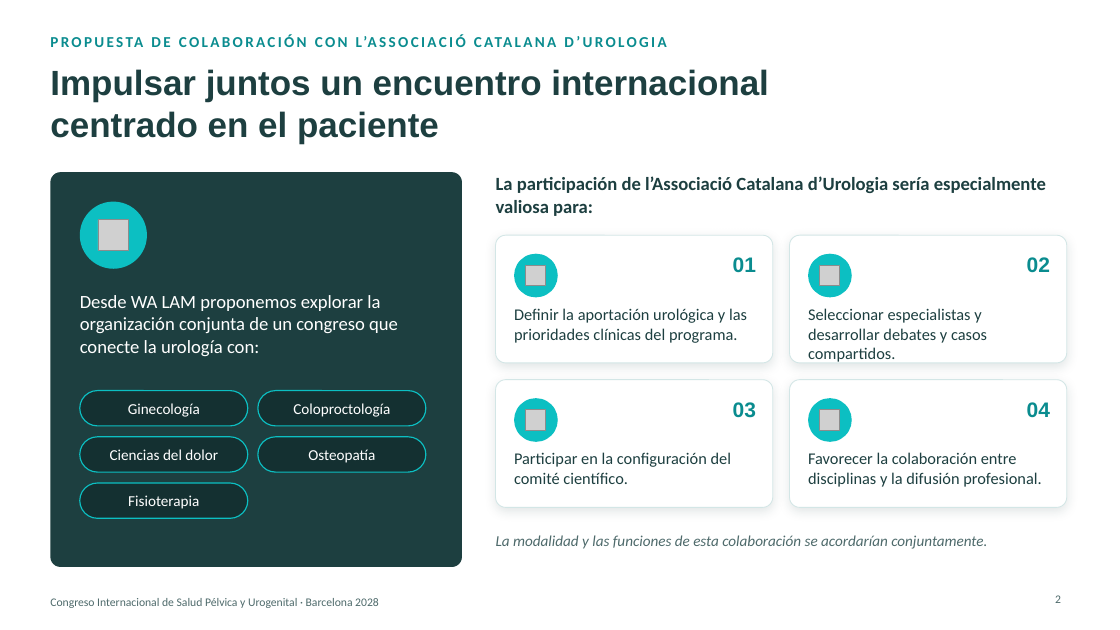
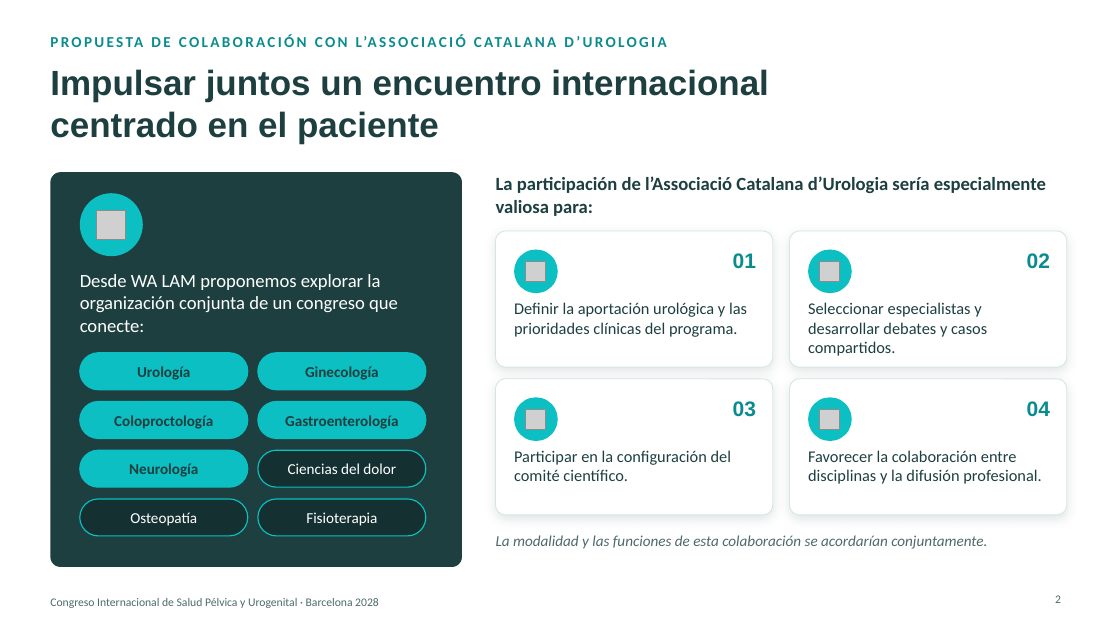
Before and after one commit to walam-bcn/formacion-olivier-bazin, a slide deck: slide 2 of Congreso_Salud_Pelvica_Barcelona_2028.pptx. Drawn at 1120x630 pixels with LibreOffice and Linux fonts; fonts in the diff are those of the drawing; grey boxes stand for pictures; background and template pictures are left out. Boxes give left, top, right and bottom in pixels: in the first picture for what was removed or moved away, otherwise in the second. Text is boxed around its words. In the diff, an @@ line names an element or a change of style, - is before the commit and + after.

```diff
--- a/Congreso_Salud_Pelvica_Barcelona_2028.pptx
+++ b/Congreso_Salud_Pelvica_Barcelona_2028.pptx
@@ ellipse: place and size @@
-ellipse at <box>80,202,147,269</box>
+ellipse at <box>80,193,143,256</box>
@@ picture: place and size @@
-picture at <box>98,220,129,251</box>
+picture at <box>97,210,125,239</box>
@@ rounded rectangle: place and size @@
-rounded rectangle at <box>496,235,773,363</box>
+rounded rectangle at <box>496,231,773,367</box>
@@ rounded rectangle: place and size @@
-rounded rectangle at <box>790,235,1067,363</box>
+rounded rectangle at <box>790,231,1067,367</box>
@@ 2 pictures, 2 texts, 2 ellipses: place and size @@
-2 pictures, 2 texts, 2 ellipses at <box>514,254,1050,297</box>
+2 pictures, 2 texts, 2 ellipses at <box>514,250,1050,293</box>
@@ text at <box>80,274,398,332</box>: text changed @@
-Desde WA LAM proponemos explorar la organización conjunta de un congreso que conecte la urología con:
+Desde WA LAM proponemos explorar la organización conjunta de un congreso que conecte:
@@ text "Definir la aportación urológica y ...": place and size @@
-text "Definir la aportación urológica y ..." at <box>514,308,747,343</box>
+text "Definir la aportación urológica y ..." at <box>514,302,747,337</box>
@@ text "Seleccionar especialistas y desarrollar debates ...": place and size @@
-text "Seleccionar especialistas y desarrollar debates ..." at <box>808,308,987,362</box>
+text "Seleccionar especialistas y desarrollar debates ..." at <box>808,302,987,356</box>
@@ rounded rectangle added at <box>80,353,248,390</box>, fill #0CBFC2, outline #0CBFC2 1 pt @@
@@ text "Ginecología" at <box>305,366,379,380</box>: text colour #FFFFFF to #1D3F40, bold on @@
@@ text "Ginecología": place and size @@
-text "Ginecología" at <box>128,403,200,417</box>
+text "Ginecología" at <box>305,366,379,380</box>
@@ rounded rectangle added at <box>258,353,426,390</box>, fill #0CBFC2, outline #0CBFC2 1 pt @@
@@ text added at <box>137,366,190,380</box>, 13 pt, text #1D3F40, bold @@
+Urología
@@ rounded rectangle: place and size @@
-rounded rectangle at <box>496,380,773,507</box>
+rounded rectangle at <box>496,379,773,515</box>
@@ proportions changed in 4 elements at <box>496,231,773,367</box>, <box>790,231,1067,367</box>, <box>496,379,773,515</box>, <box>790,379,1067,515</box> @@
@@ rounded rectangle: place and size @@
-rounded rectangle at <box>790,380,1067,507</box>
+rounded rectangle at <box>790,379,1067,515</box>
@@ text "Coloproctología": place and size @@
-text "Coloproctología" at <box>293,403,390,417</box>
+text "Coloproctología" at <box>114,415,213,429</box>
@@ text "Coloproctología" at <box>114,415,213,429</box>: text colour #FFFFFF to #1D3F40, bold on @@
@@ rounded rectangle: place and size @@
-rounded rectangle at <box>80,391,248,426</box>
+rounded rectangle at <box>80,402,248,439</box>
@@ rounded rectangle: place and size @@
-rounded rectangle at <box>258,391,426,426</box>
+rounded rectangle at <box>258,402,426,439</box>
@@ text added at <box>285,415,398,429</box>, 13 pt, text #1D3F40, bold @@
+Gastroenterología
@@ 3 rounded rectangles: place and size @@
-3 rounded rectangles at <box>80,437,426,518</box>
+3 rounded rectangles at <box>80,450,426,536</box>
@@ fill #143031 to #0CBFC2 in 3 elements at <box>80,402,248,439</box>, <box>258,402,426,439</box>, <box>80,450,248,487</box> @@
@@ text added at <box>129,463,198,477</box>, 13 pt, text #1D3F40, bold @@
+Neurología
@@ text "Ciencias del dolor": place and size @@
-text "Ciencias del dolor" at <box>110,449,218,460</box>
+text "Ciencias del dolor" at <box>288,463,396,474</box>
@@ text "Osteopatía": place and size @@
-text "Osteopatía" at <box>308,449,375,463</box>
+text "Osteopatía" at <box>130,512,197,526</box>
@@ text "Fisioterapia": place and size @@
-text "Fisioterapia" at <box>128,495,199,509</box>
+text "Fisioterapia" at <box>306,512,377,526</box>
@@ rounded rectangle added at <box>258,499,426,536</box>, fill #143031, outline #0CBFC2 1 pt @@
```
Also in this commit, not shown: 1 other slide changed.
